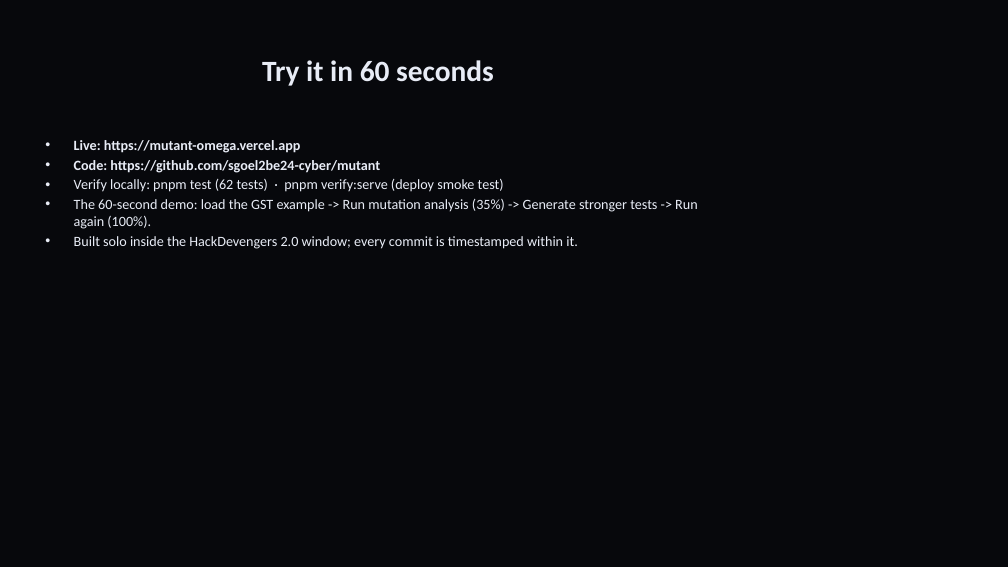
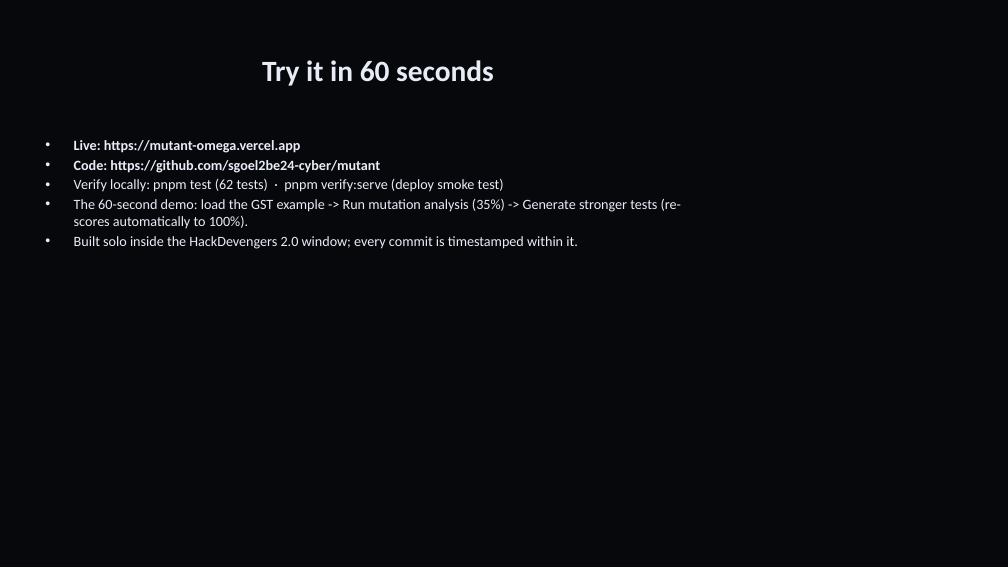
Before and after one commit to sgoel2be24-cyber/mutant, a slide deck: slide 10 of deck/Mutant-HackDevengers2.pptx. Drawn at 1008x567 pixels with LibreOffice and Linux fonts; fonts in the diff are those of the drawing. Boxes give left, top, right and bottom in pixels: in the first picture for what was removed or moved away, otherwise in the second. Text is boxed around its words. In the diff, an @@ line names an element or a change of style, - is before the commit and + after.

Commit message:
docs: reflect live model path + automatic re-score in README, submission copy and deck

```diff
--- a/deck/Mutant-HackDevengers2.pptx
+++ b/deck/Mutant-HackDevengers2.pptx
@@ text at box(74, 199, 681, 229): text changed @@
-• The 60-second demo: load the GST example -> Run mutation analysis (35%) -> Generate stronger tests -> Run again (100%).
+• The 60-second demo: load the GST example -> Run mutation analysis (35%) -> Generate stronger tests (re-scores automatically to 100%).
```
Also in this commit, not shown: 2 other files.
